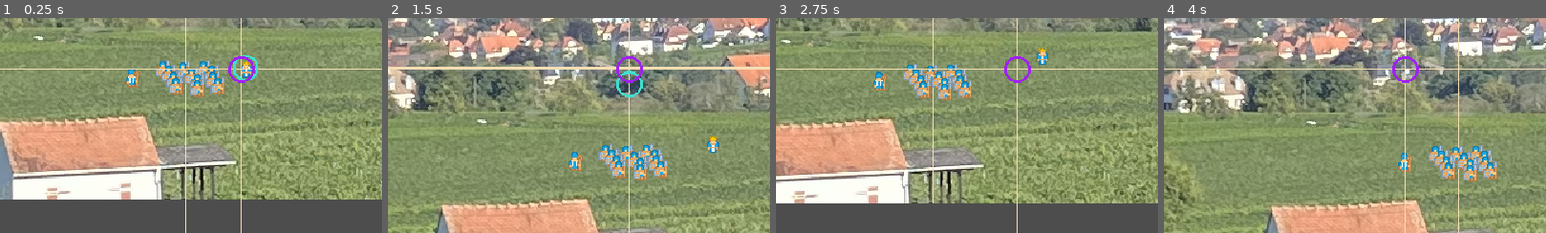
Above: before the commit, frames 1-4 (left to right).
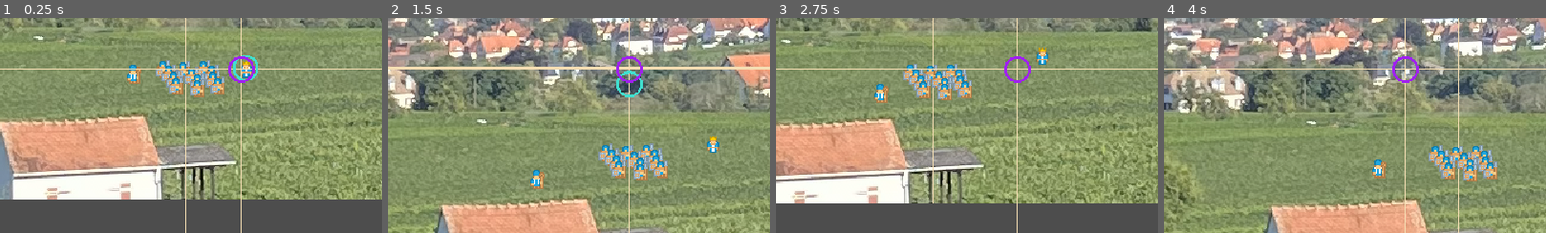
Above: after the commit, the same moments.

Repository: Toxe/godot-pixel-style
Game: Godot game, scene res://scenes/main.tscn
The game is run twice, just before and just after one commit, with the same random seed, the same clock (stepped at 60 frames per second) and the same inputs.
Inputs:
- Up to frame 1 (0.25 s): no input
- Up to frame 2 (1.5 s): tap Enter at 0.5 s; hold Right (ui_right) 0.53-1.28 s; hold R (recenter_camera) 0.53-1.28 s; hold Down (ui_down) from 1.28 s (still down); tap C (switch_camera) at 1.35 s
- Up to frame 3 (2.75 s): release Down (ui_down) at 2.03 s; hold Right (ui_right) from 2.03 s (still down); hold S (toggle_camera_smoothing) from 2.03 s (still down)
- Up to frame 4 (4 s): release Right (ui_right) at 2.78 s; release S (toggle_camera_smoothing) at 2.78 s; hold Up (ui_up) 2.78-3.53 s; tap G (toggle_gui) at 2.85 s; hold Left (ui_left) from 3.53 s (still down); hold R (recenter_camera) from 3.53 s (still down)
The pictures show only the part of the screen within x 18-68%, y 38-88%; the shares and areas given below are measured in that part.

The runs differ from the first frame. In frame 1, 0.3% of the frame differs, in the area x 33-37%, y 21-33%; in frame 2, 0.5%, in the area x 37-51%, y 62-80%; in frame 3, 0.4%; in frame 4, 0.5%.

Commit message:
Move priest along path

Diff:
--- a/PixelStyle/scenes/game.gd
+++ b/PixelStyle/scenes/game.gd
@@ -1,13 +1,18 @@
 class_name Game extends Node2D
 
-@onready var king: Sprite2D = $Path2D/PathFollow2D/King
-@onready var path_follow: PathFollow2D = $Path2D/PathFollow2D
+@onready var king: Sprite2D = $KingPath2D/PathFollow2D/King
+@onready var king_path_follow: PathFollow2D = $KingPath2D/PathFollow2D
+@onready var priest: Sprite2D = $PriestPath2D/PathFollow2D/Priest
+@onready var priest_path_follow: PathFollow2D = $PriestPath2D/PathFollow2D
 
 var king_speed := 0.1
+var priest_speed := 1.0
 
 
 func _process(delta: float) -> void:
-    path_follow.progress_ratio += delta * king_speed
+    king_path_follow.progress_ratio += delta * king_speed
+    priest_path_follow.progress += priest_speed
+
     queue_redraw()
 
 
--- a/PixelStyle/scenes/game.tscn
+++ b/PixelStyle/scenes/game.tscn
@@ -12,6 +12,12 @@
 }
 point_count = 6
 
+[sub_resource type="Curve2D" id="Curve2D_iywne"]
+_data = {
+"points": PackedVector2Array(0, 0, 0, 0, 0, 0, 0, 0, 0, 0, 0, 40, 0, 0, 0, 0, -40, 40, 0, 0, 0, 0, 0, 0)
+}
+point_count = 4
+
 [node name="Game" type="Node2D"]
 script = ExtResource("1_iywne")
 
@@ -20,10 +26,6 @@
 texture = ExtResource("1_uwrxv")
 centered = false
 metadata/_edit_lock_ = true
-
-[node name="Tile0088" type="Sprite2D" parent="."]
-position = Vector2(274, 258)
-texture = ExtResource("3_iywne")
 
 [node name="Tile0090" type="Sprite2D" parent="."]
 position = Vector2(334, 250)
@@ -73,16 +75,27 @@
 position = Vector2(311, 264)
 texture = ExtResource("4_p57ef")
 
-[node name="Path2D" type="Path2D" parent="."]
+[node name="KingPath2D" type="Path2D" parent="."]
 curve = SubResource("Curve2D_p57ef")
 
-[node name="PathFollow2D" type="PathFollow2D" parent="Path2D"]
+[node name="PathFollow2D" type="PathFollow2D" parent="KingPath2D"]
 position = Vector2(366, 251.3333)
 rotates = false
 
-[node name="King" type="Sprite2D" parent="Path2D/PathFollow2D"]
+[node name="King" type="Sprite2D" parent="KingPath2D/PathFollow2D"]
 texture = ExtResource("2_lbhrr")
 
-[node name="GameCamera" type="Camera2D" parent="Path2D/PathFollow2D/King"]
+[node name="GameCamera" type="Camera2D" parent="KingPath2D/PathFollow2D/King"]
 position_smoothing_enabled = true
 position_smoothing_speed = 1.0
+
+[node name="PriestPath2D" type="Path2D" parent="."]
+position = Vector2(275, 240)
+curve = SubResource("Curve2D_iywne")
+
+[node name="PathFollow2D" type="PathFollow2D" parent="PriestPath2D"]
+rotates = false
+cubic_interp = false
+
+[node name="Priest" type="Sprite2D" parent="PriestPath2D/PathFollow2D"]
+texture = ExtResource("3_iywne")
--- a/PixelStyle/scenes/main.tscn
+++ b/PixelStyle/scenes/main.tscn
@@ -37,7 +37,7 @@
 
 [node name="CameraManager" type="Node" parent="." node_paths=PackedStringArray("cameras")]
 script = ExtResource("4_jyhfs")
-cameras = [NodePath("../CameraOrigin/MainCamera"), NodePath("../SubViewport/Game/Path2D/PathFollow2D/King/GameCamera")]
+cameras = [NodePath("../CameraOrigin/MainCamera"), NodePath("../SubViewport/Game/KingPath2D/PathFollow2D/King/GameCamera")]
 
 [node name="CameraOrigin" type="Marker2D" parent="."]
 position = Vector2(320, 180)
Not shown: 1 places in PixelStyle/scenes/game.tscn that only renumber resources
